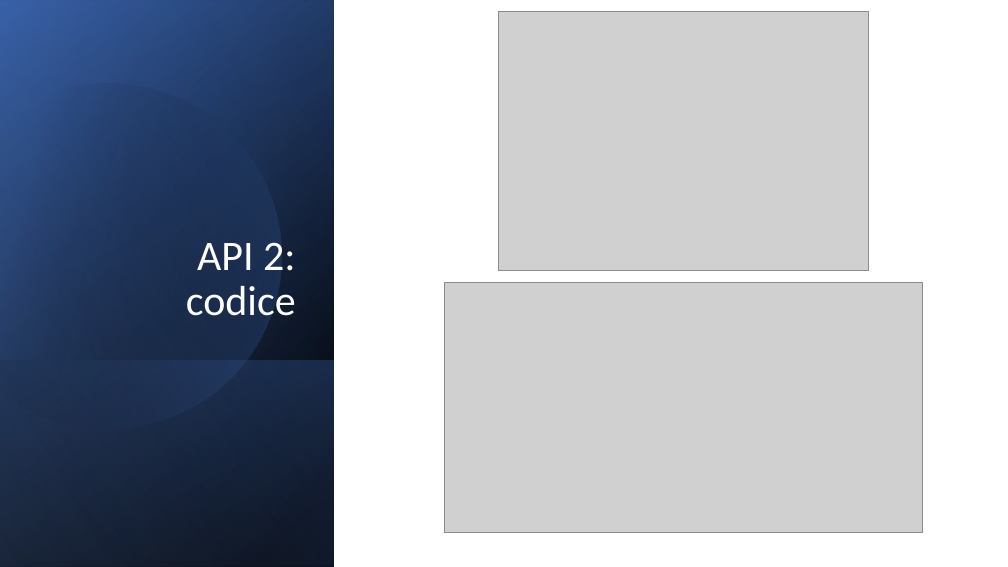
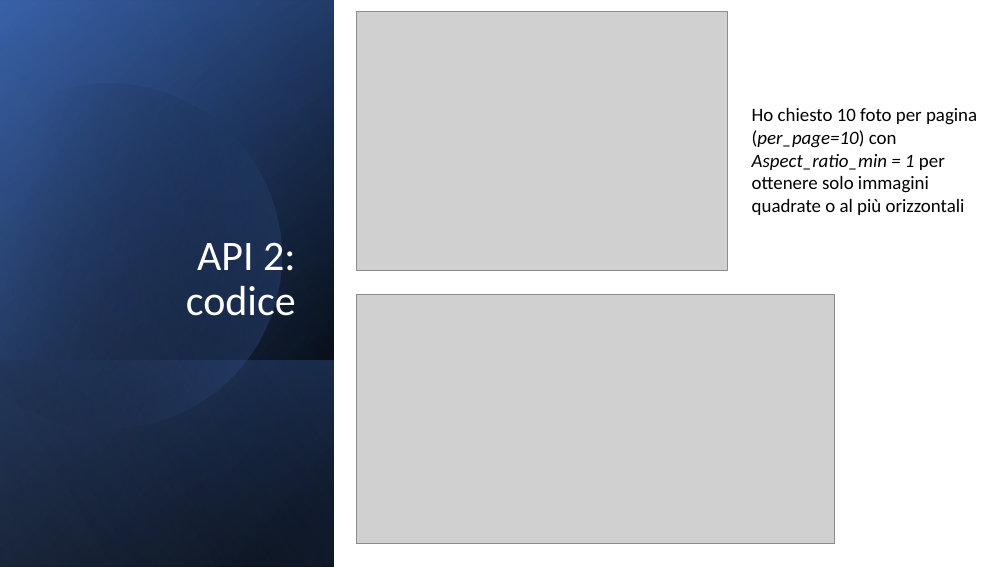
Before and after one commit to FraMarotta/mhw3, a slide deck: slide 10 of mhw3.pptx (slide 7 before the commit). Drawn at 1008x567 pixels with LibreOffice and Linux fonts; fonts in the diff are those of the drawing; grey boxes stand for pictures. Boxes give left, top, right and bottom in pixels: in the first picture for what was removed or moved away, otherwise in the second. Text is boxed around its words. In the diff, an @@ line names an element or a change of style, - is before the commit and + after.

```diff
--- a/mhw3.pptx
+++ b/mhw3.pptx
@@ picture: place and size @@
-picture at box(498, 12, 869, 271)
+picture at box(356, 12, 727, 271)
@@ text added at box(752, 108, 977, 215), 18 pt, text #000000 @@
+Ho chiesto 10 foto per pagina
+(per_page=10) con Aspect_ratio_min = 1 per ottenere solo immagini
+quadrate o al più orizzontali
@@ picture: place and size @@
-picture at box(445, 283, 923, 532)
+picture at box(356, 294, 834, 544)
```
Also in this commit, not shown: 1 other slide changed, 2 slides added.
